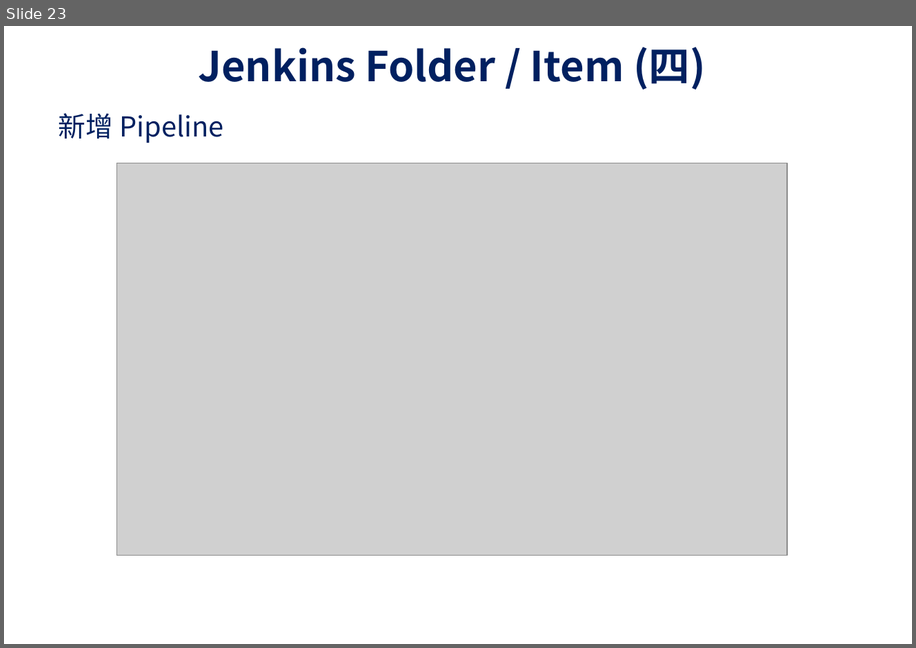
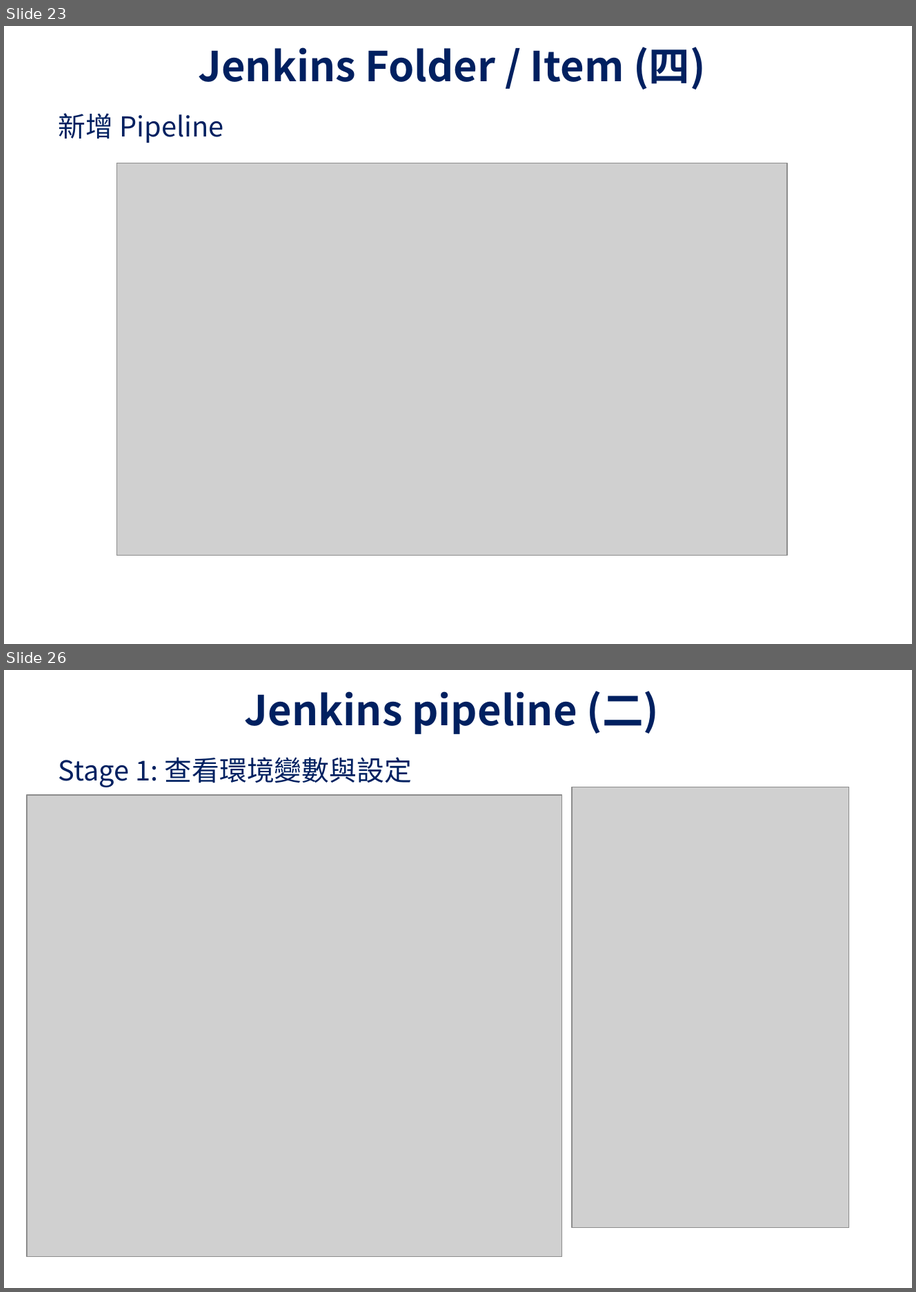
Before and after one commit to UDFWu/transfile, a slide deck: CICD Process.pptx. Shown one above the other, each under a label of ours: slide 23 before the commit, slides 23 and 26 after it; the slides between them are not shown. The pictures are 916x648 and 916x1292 pixels, drawn with LibreOffice and Linux fonts; fonts in the diff are those of the drawing; grey boxes stand for pictures; background and template pictures are left out. Boxes give left, top, right and bottom in pixels: in the first picture for what was removed or moved away, otherwise in the second. Text is boxed around its words. In the diff, an @@ line names an element or a change of style, - is before the commit and + after.

```diff
--- a/CICD Process.pptx
+++ b/CICD Process.pptx
@@ slide 26 added at box(4, 670, 912, 1288), background picture (left out) @@
@@ title added at box(245, 691, 659, 734), 36 pt, text #002060, bold @@
+Jenkins pipeline (二)
@@ text added at box(59, 757, 412, 787), 24 pt, text #002060 @@
+Stage 1: 查看環境變數與設定
@@ picture added at box(572, 787, 849, 1228) @@
@@ picture added at box(27, 796, 563, 1256) @@
```
Also in this commit, not shown: 7 other slides added.
